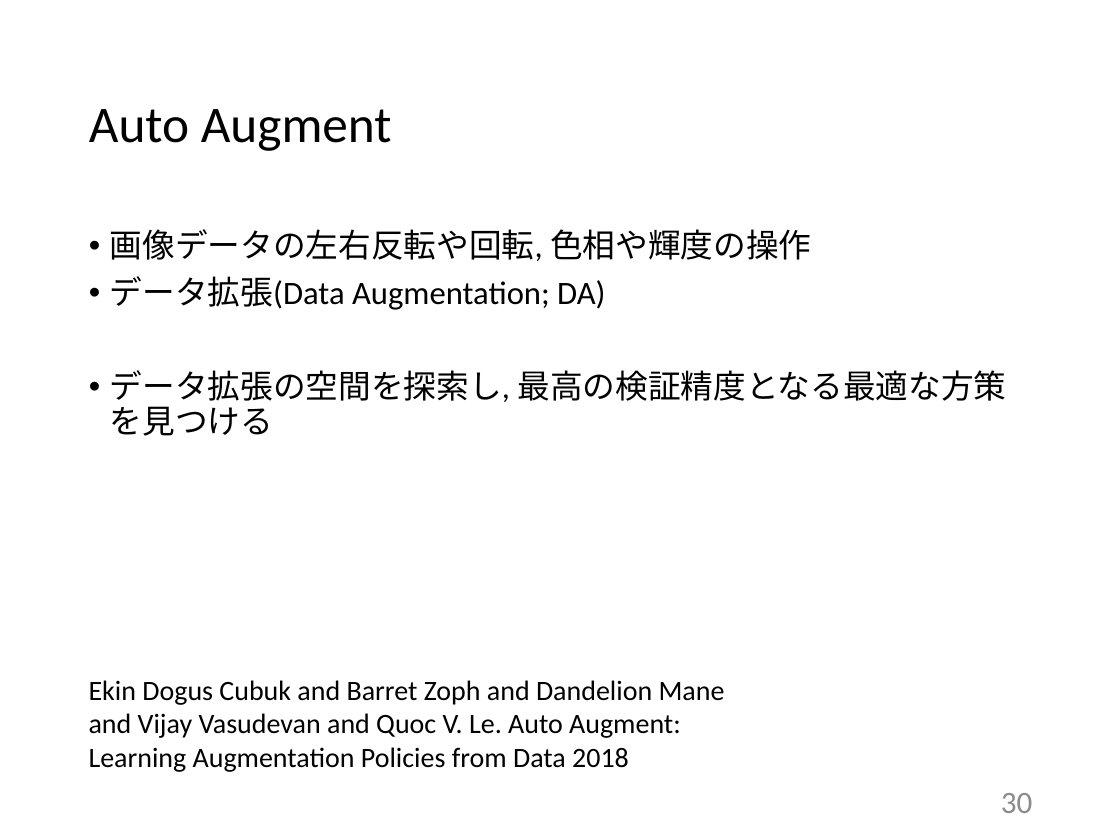
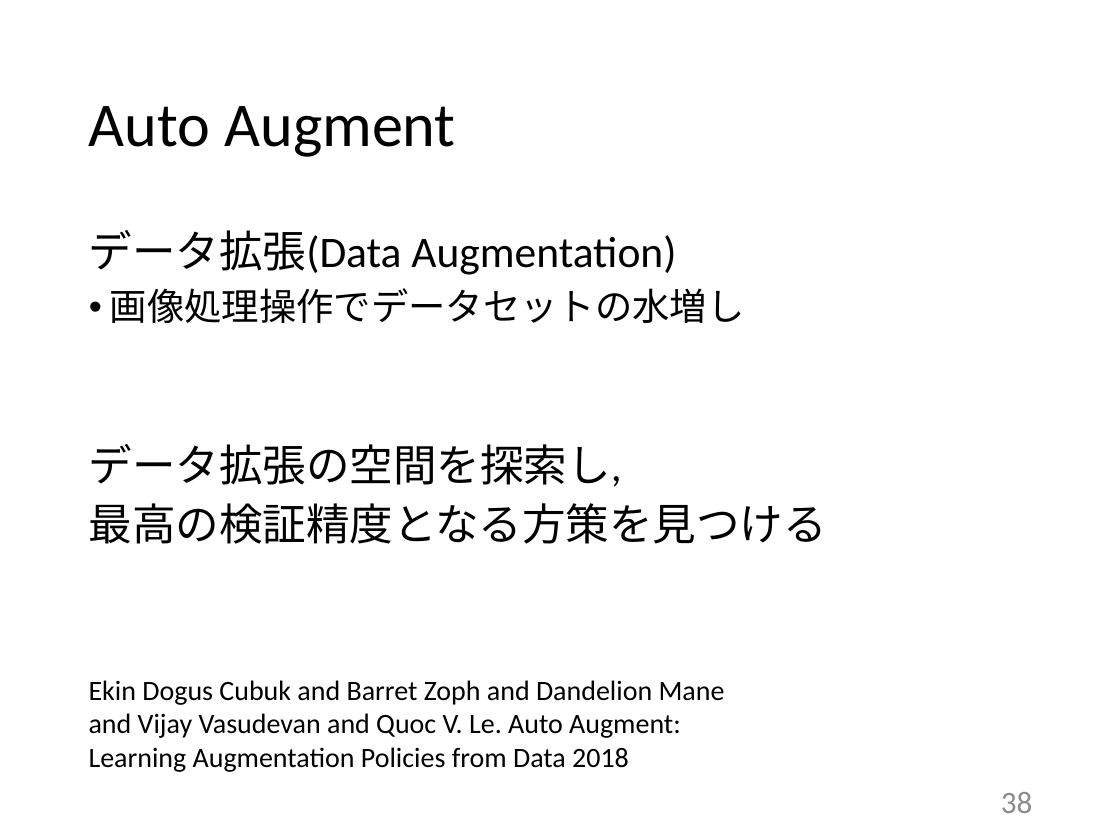
Before and after one commit to tatsuya-sugiyama/WeeklyReport, a slide deck: slide 38 of report/2020前期/2020_1st_sugiyama.pptx (slide 30 before the commit). Drawn at 1120x840 pixels with LibreOffice and Linux fonts; fonts in the diff are those of the drawing. Boxes give left, top, right and bottom in pixels: in the first picture for what was removed or moved away, otherwise in the second. Text is boxed around its words. In the diff, an @@ line names an element or a change of style, - is before the commit and + after.

```diff
--- a/report/2020前期/2020_1st_sugiyama.pptx
+++ b/report/2020前期/2020_1st_sugiyama.pptx
@@ title "Auto Augment" at (89,106,455,157): size 33 to 40 pt @@
@@ text at (89,230,827,544): text changed; size 21 to 28 pt @@
-• 画像データの左右反転や回転, 色相や輝度の操作
-• データ拡張(Data Augmentation; DA)
-• データ拡張の空間を探索し, 最高の検証精度となる最適な方策を見つける
+データ拡張(Data Augmentation)
+• 画像処理操作でデータセットの水増し
+データ拡張の空間を探索し,
+最高の検証精度となる方策を見つける
@@ page number at (1001,792,1033,813): text changed @@
-30
+38
```
Also in this commit, not shown: 31 other slides changed, 17 slides added, 1 slide removed.
